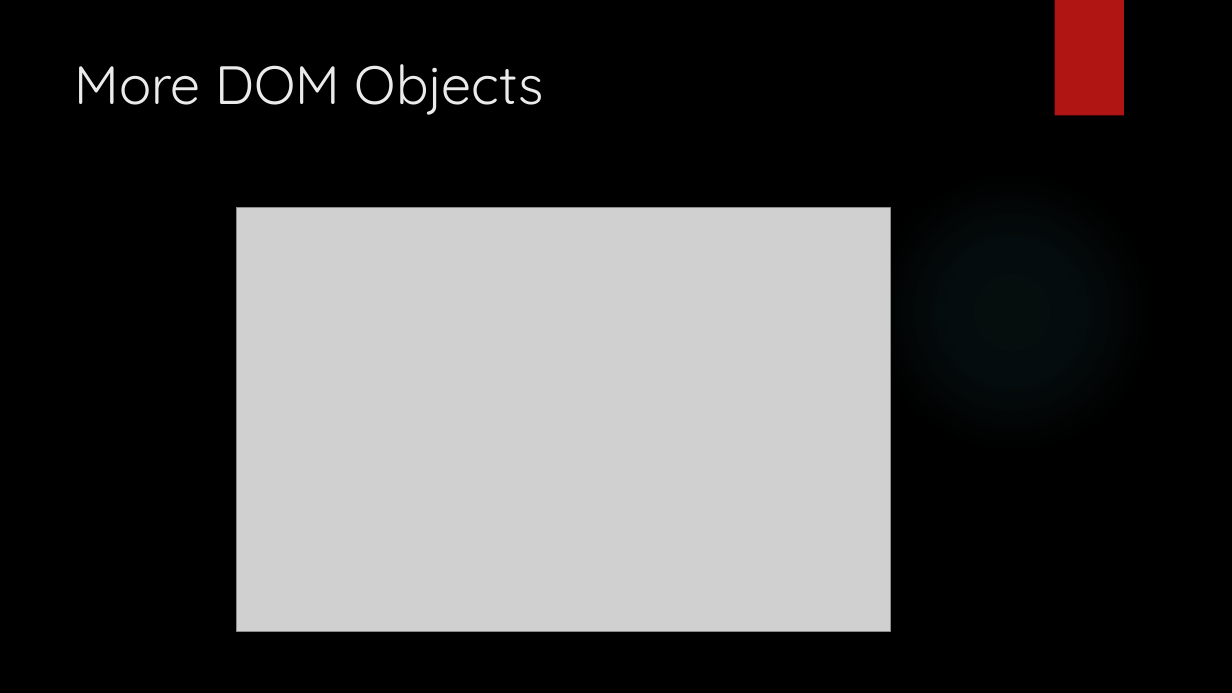
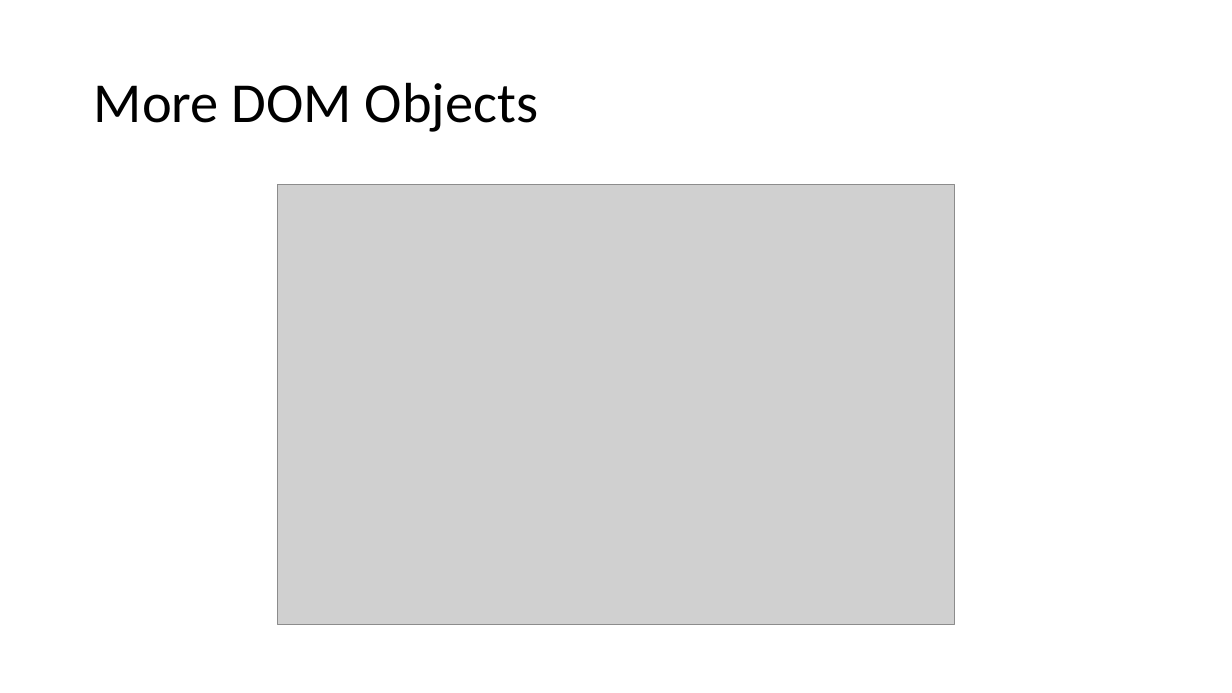
Before and after one commit to YWCANWIL-TechLab/module15-exercises-YaminahAlanis, a slide deck: slide 27 of slides/Module 15 - JS HTML DOM Part 1.pptx (slide 20 before the commit). Drawn at 1232x693 pixels with LibreOffice and Linux fonts; fonts in the diff are those of the drawing; grey boxes stand for pictures; background and template pictures are left out. Boxes give left, top, right and bottom in pixels: in the first picture for what was removed or moved away, otherwise in the second. Text is boxed around its words. In the diff, an @@ line names an element or a change of style, - is before the commit and + after.

```diff
--- a/slides/Module 15 - JS HTML DOM Part 1.pptx
+++ b/slides/Module 15 - JS HTML DOM Part 1.pptx
@@ background picture (left out) to #FFFFFF @@
@@ rectangle removed at bbox=[1055, 0, 1124, 116] @@
@@ title "More DOM Objects": place and size @@
-title "More DOM Objects" at bbox=[75, 64, 544, 115]
+title "More DOM Objects" at bbox=[94, 82, 538, 132]
@@ title "More DOM Objects" at bbox=[94, 82, 538, 132]: size 42 to 44 pt, font Quicksand to Calibri, text colour #EBEBEB to #000000; line spacing 1 to 0.9; vertical alignment top to middle @@
@@ ellipse removed at bbox=[870, 169, 1154, 454] @@
@@ picture: place and size @@
-picture at bbox=[237, 207, 890, 631]
+picture at bbox=[277, 185, 955, 625]
```
Also in this commit, not shown: 29 other slides changed, 9 slides added, 2 slides removed, 4 other files.
